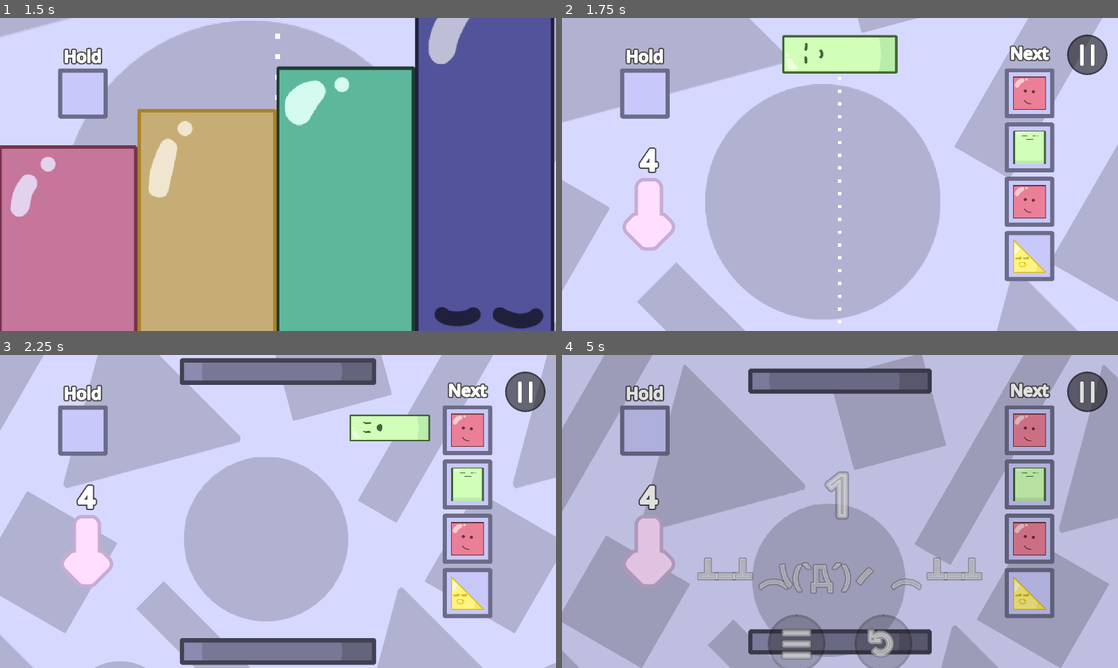
Above: before the commit, frames 1-4 (two rows, left to right).
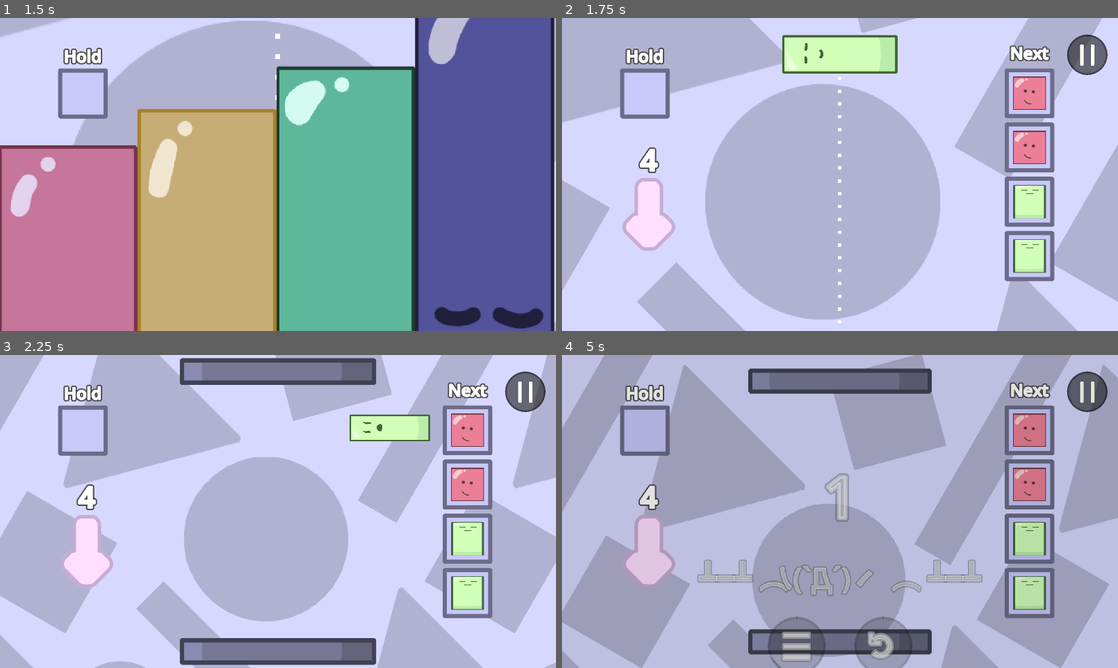
Above: after the commit, the same moments.

Repository: nullishew/game-jam-palindome
Game: Godot game, scene res://scenes/menu.tscn
The game is run twice, just before and just after one commit, with the same random seed, the same clock (stepped at 60 frames per second) and the same inputs.
Inputs (mouse positions are in pixels of both pictures, inside the frame that each line leads up to):
- Up to frame 1 (1.5 s): click "Start" at 0.5 s; click "Start" at 1.25 s
- Up to frame 2 (1.75 s): no input
- Up to frame 3 (2.25 s): move the mouse to (400, 495) at 2.02 s; hold Right (move_piece_right) from 2.03 s (still down); tap Space (drop_piece) at 2.1 s; click (400, 495) at 2.17 s
- Up to frame 4 (5 s): move the mouse to (728, 527) at 2.77 s; release Right (move_piece_right) at 2.78 s; hold Left (move_piece_left) 2.78-3.53 s; tap Tab (hold_piece) at 2.85, 4.35 s; move the mouse to (895, 442) at 3.52 s; hold Right (move_piece_right) from 3.53 s (still down); tap Space (drop_piece) at 3.6 s; move the mouse to (812, 574) at 4.27 s; click (812, 574) at 4.42 s

Frame 1 is identical in both runs. In frame 2, 1.9% of the frame differs, in the area x 81-88%, y 36-82%; in frame 3, 1.9%; in frame 4, 3.9%, in the area x 24-88%, y 36-100%.

Commit message:
create difficulty stage iterator + refactor piece generation code

Diff:
--- a/project.godot
+++ b/project.godot
@@ -79,7 +79,6 @@
 3d/physics_engine="Jolt Physics"
 2d/solver/solver_iterations=48
 2d/solver/contact_recycle_radius=0.5
-2d/solver/contact_max_allowed_penetration=0.5
 2d/solver/default_contact_bias=0.5
 common/physics_interpolation=true
 
--- a/resources/game_difficulty_config_1.tres
+++ b/resources/game_difficulty_config_1.tres
@@ -1,7 +1,7 @@
 [gd_resource type="Resource" script_class="DifficultyConfig" format=3 uid="uid://cn5xn8va052jg"]
 
-[ext_resource type="Script" uid="uid://d1feek4va50u1" path="res://scripts/features/difficulty_config.gd" id="1_3rb7r"]
-[ext_resource type="Script" uid="uid://c8dmoo7qmkc50" path="res://scripts/features/difficulty_stage_config.gd" id="2_6t4k3"]
+[ext_resource type="Script" uid="uid://d1feek4va50u1" path="res://scripts/features/difficulty/difficulty_config.gd" id="1_3rb7r"]
+[ext_resource type="Script" uid="uid://c8dmoo7qmkc50" path="res://scripts/features/difficulty/difficulty_stage_config.gd" id="2_6t4k3"]
 [ext_resource type="Script" uid="uid://cpowjncfu48nu" path="res://scripts/features/piece/piece_spawn_config.gd" id="3_h25ky"]
 [ext_resource type="Resource" uid="uid://ddvlfs7xxkopw" path="res://resources/piece_spawn_configs/block_spawn_config.tres" id="4_hqnqd"]
 [ext_resource type="Resource" uid="uid://css1jxrjeb1ym" path="res://resources/piece_spawn_configs/i_spawn_config.tres" id="5_gqomr"]
--- a/scripts/features/difficulty_config.gd
+++ b/scripts/features/difficulty/difficulty_config.gd
@@ -1,4 +1,5 @@
 class_name DifficultyConfig
 extends Resource
 
+
 @export var stages: Array[DifficultyStageConfig]
--- /dev/null
+++ b/scripts/features/difficulty/difficulty_stage_iterator.gd
@@ -0,0 +1,33 @@
+class_name DifficultyStageIterator
+
+
+var _config: DifficultyConfig
+var _stage_index: int
+var _turn_index: int
+
+
+func _init(config: DifficultyConfig, stage_index: int = 0, turn_index: int = 0) -> void:
+	_config = config
+	_stage_index = stage_index
+	_turn_index = turn_index
+
+
+func next() -> DifficultyStageConfig:
+	if _config.stages.is_empty(): return null
+	if _stage_index >= _config.stages.size(): return _config.stages.back()
+	var stage = _config.stages[_stage_index]
+	_advance()
+	return stage
+
+
+func duplicate() -> DifficultyStageIterator:
+	return DifficultyStageIterator.new(_config, _stage_index, _turn_index)
+
+
+func _advance():
+	_turn_index += 1
+	while _stage_index < _config.stages.size():
+		var stage = _config.stages[_stage_index]
+		if _turn_index < stage.duration_turns: break
+		_stage_index += 1
+		_turn_index = 0
--- a/scripts/features/piece/piece_manager.gd
+++ b/scripts/features/piece/piece_manager.gd
@@ -65,8 +65,8 @@
 	_curr_piece = null
 
 
-func set_difficulty(stage: DifficultyConfig):
-	piece_queue_component.set_difficulty(stage)
+func initialize(it: DifficultyStageIterator):
+	piece_queue_component.initialize(it)
 
 
 func set_spawn_mode(mode: SpawnMode):
--- a/scripts/features/piece/piece_queue_component.gd
+++ b/scripts/features/piece/piece_queue_component.gd
@@ -2,14 +2,9 @@
 extends Node
 
 
-var _difficulty_config: DifficultyConfig
-
+var _piece_generator: PieceGenerator
 var _queue: Array[PieceSpawnConfig] = []
 var _curr_piece_index: int = 0
-
-var _generated_turns: int = 0
-var _stage_index: int = 0
-var _stage_turn_remaining: int = 0
 
 
 func _ready() -> void:
@@ -17,64 +12,52 @@
 	_curr_piece_index = 0
 
 
-func set_difficulty(config: DifficultyConfig):
-	_difficulty_config = config
-
-	_stage_index = 0
-	_generated_turns = 0
-
-	if config.stages.size() > 0:
-		_stage_turn_remaining = config.stages[0].duration_turns
+func initialize(it: DifficultyStageIterator):
+	_piece_generator = PieceGenerator.new(it)
 
 
 func pop_front() -> PieceSpawnConfig:
-	_generate_until(_curr_piece_index + 1)
-	var config = _queue[_curr_piece_index]
+	var piece := _get_piece(_curr_piece_index)
 	_curr_piece_index += 1
-	return config
+	return piece
 
 
 func peek(n: int) -> Array[PieceSpawnConfig]:
-	_generate_until(_curr_piece_index + n + 1)
 	var arr: Array[PieceSpawnConfig] = []
 	for i in range(n):
-		var j = _curr_piece_index + i
-		arr.append(_queue[j])
+		arr.append(_get_piece(_curr_piece_index + i))
 	return arr
 
-var _current_cycle: Array[PieceSpawnConfig] = []
-var _cycle_index: int = 0
 
-func _generate_until(n: int):
+func _get_piece(i: int) -> PieceSpawnConfig:
+	while _queue.size() <= i:
+		_queue.append(_piece_generator.next())
+	return _queue[i]
 
-	while _queue.size() < n:
+
+class PieceGenerator:
+	var _it: DifficultyStageIterator
+	var _current_cycle: Array[PieceSpawnConfig] = []
+	var _cycle_index: int = 0
+
+
+	func _init(it: DifficultyStageIterator) -> void:
+		_it = it.duplicate()
+
+
+	func next() -> PieceSpawnConfig:
+		var stage := _it.next()
 
 		if _cycle_index >= _current_cycle.size():
-			_generate_new_cycle()
+			_generate_new_cycle(stage)
 
 		var piece = _current_cycle[_cycle_index]
+		_cycle_index += 1
+		return piece
 
-		_queue.append(piece)
 
-		_cycle_index += 1
-		_generated_turns += 1
-		_stage_turn_remaining -= 1
-
-		if _stage_turn_remaining <= 0:
-			_advance_stage()
-func _generate_new_cycle():
-
-	var stage = _difficulty_config.stages[_stage_index]
-
-	_current_cycle = stage.piece_queue_config.piece_spawn_configs.duplicate()
-
-	_current_cycle.shuffle()
-
-	_cycle_index = 0
-
-func _advance_stage():
-	if _stage_index + 1 >= _difficulty_config.stages.size():
-		return
-	_stage_index += 1
-	var stage = _difficulty_config.stages[_stage_index]
-	_stage_turn_remaining = stage.duration_turns
+	func _generate_new_cycle(stage: DifficultyStageConfig):
+		var arr := stage.piece_queue_config.piece_spawn_configs
+		_current_cycle = arr.slice(0, mini(arr.size(), stage.duration_turns))
+		_current_cycle.shuffle()
+		_cycle_index = 0
--- a/scripts/systems/game.gd
+++ b/scripts/systems/game.gd
@@ -27,7 +27,8 @@
 var _prev_state: GameState
 
 var _turn_count: int = 0
-var _difficulty_stage_index: int = 0
+
+var _difficulty_stage_it: DifficultyStageIterator
 
 
 enum GameState {
@@ -147,7 +148,9 @@
 
 
 func set_difficulty(config: DifficultyConfig):
-	piece_manager.set_difficulty(config)
+	var it = DifficultyStageIterator.new(config)
+	_difficulty_stage_it = it
+	piece_manager.initialize(it)
 
 
 func lose():
Renamed: scripts/features/difficulty_config.gd.uid -> scripts/features/difficulty/difficulty_config.gd.uid
Renamed: scripts/features/difficulty_stage_config.gd -> scripts/features/difficulty/difficulty_stage_config.gd
Renamed: scripts/features/difficulty_stage_config.gd.uid -> scripts/features/difficulty/difficulty_stage_config.gd.uid
Not shown, added: scripts/features/difficulty/difficulty_stage_iterator.gd.uid
